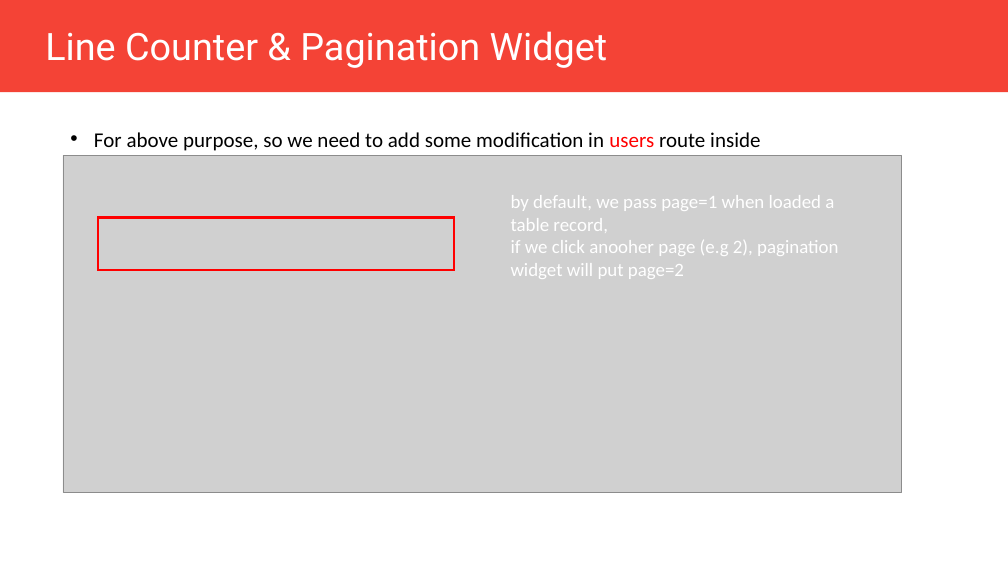
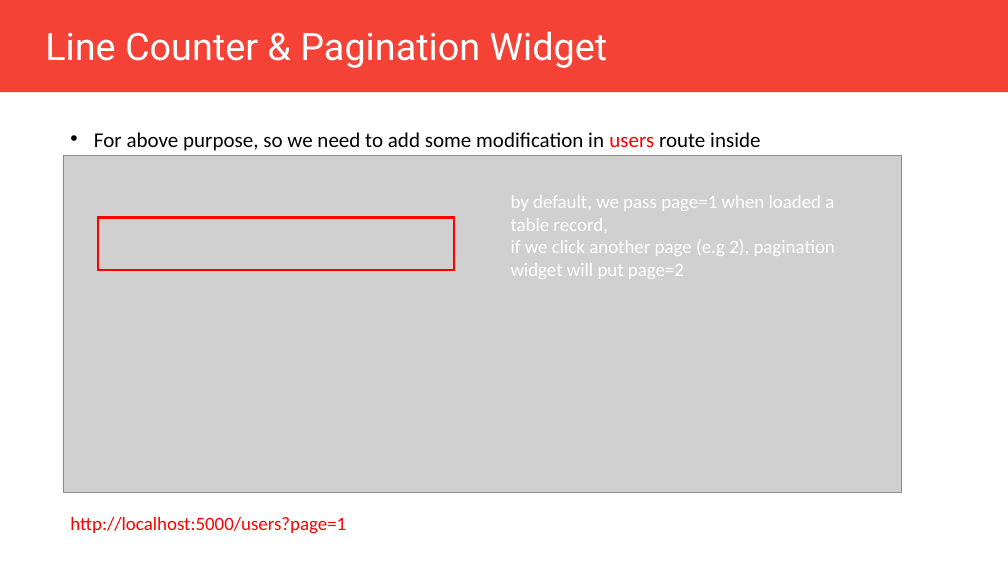
Before and after one commit to Muhammad-Yunus/Flask-Web-Development, a slide deck: slide 39 of pertemuan_4/Pertemuan_4.pptx. Drawn at 1008x567 pixels with LibreOffice and Linux fonts; fonts in the diff are those of the drawing; grey boxes stand for pictures. Boxes give left, top, right and bottom in pixels: in the first picture for what was removed or moved away, otherwise in the second. Text is boxed around its words. In the diff, an @@ line names an element or a change of style, - is before the commit and + after.

Commit message:
update

```diff
--- a/pertemuan_4/Pertemuan_4.pptx
+++ b/pertemuan_4/Pertemuan_4.pptx
@@ text at (x1=511, y1=240, x2=835, y2=279): text changed @@
-if we click anooher page (e.g 2), pagination widget will put page=2
+if we click another page (e.g 2), pagination widget will put page=2
@@ text added at (x1=70, y1=517, x2=346, y2=534), 18 pt, text #FF0000 @@
+http://localhost:5000/users?page=1
```
